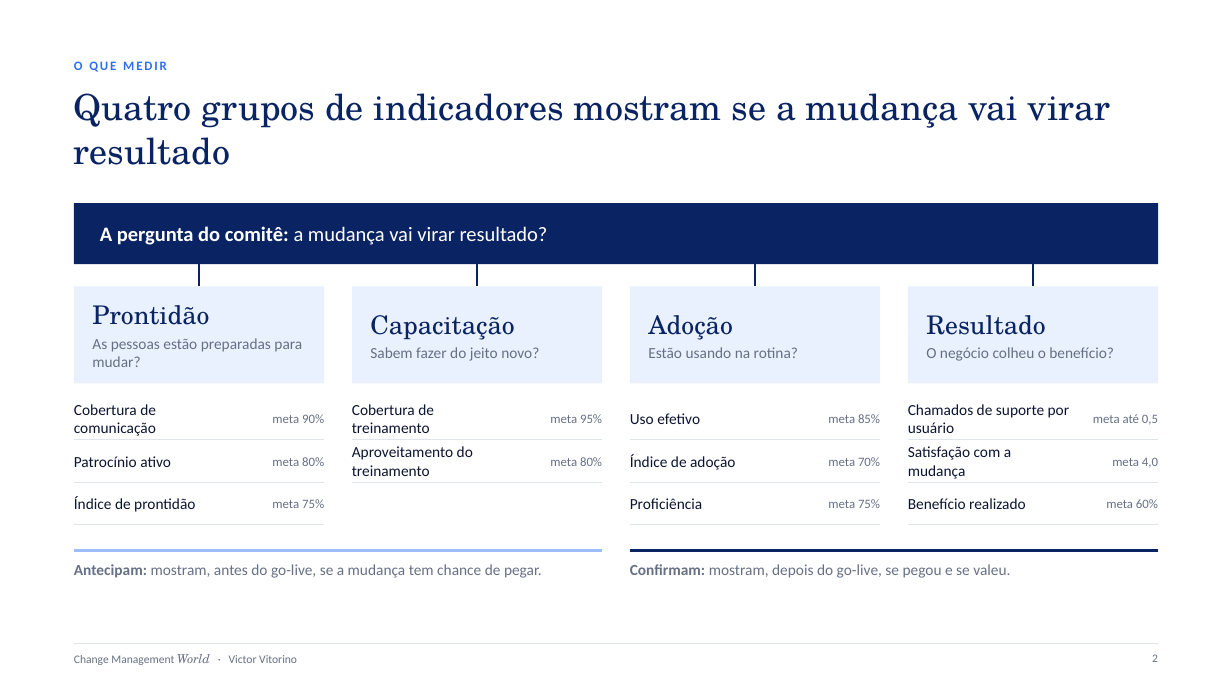
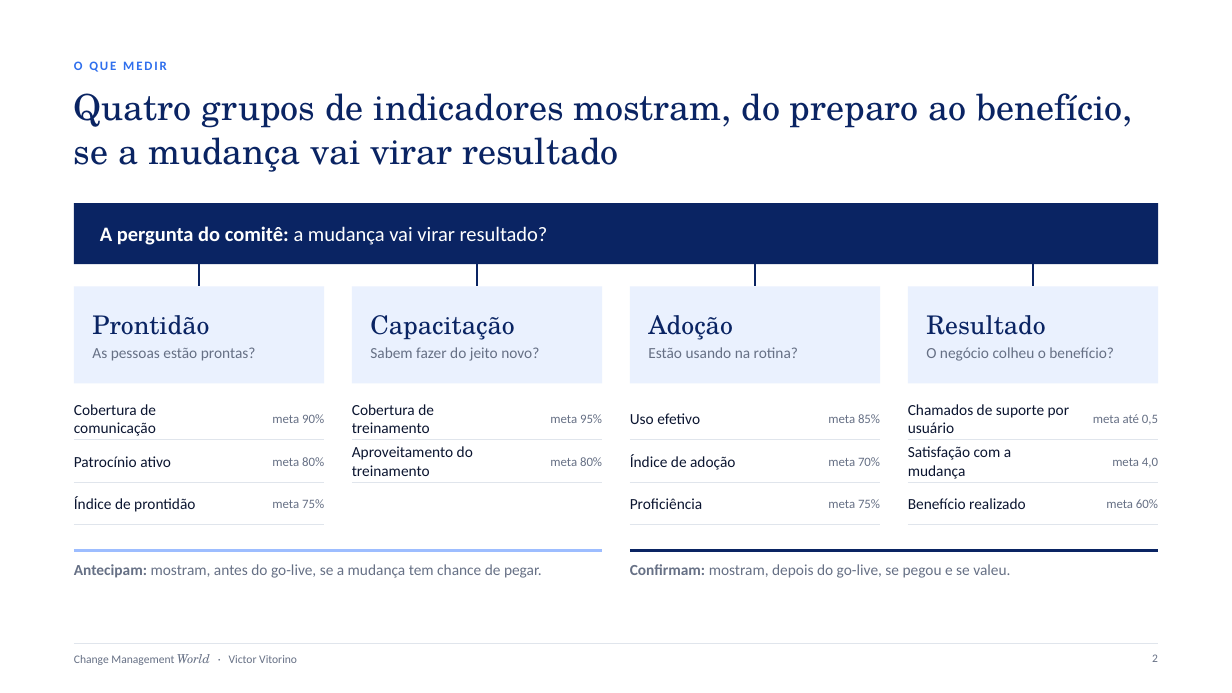
Before and after one commit to VictorVitorino/finaldoanovideo, a slide deck: slide 2 of blog/assets/modelos/painel-de-indicadores-da-mudanca.pptx. Drawn at 1232x693 pixels with LibreOffice and Linux fonts; fonts in the diff are those of the drawing. Boxes give left, top, right and bottom in pixels: in the first picture for what was removed or moved away, otherwise in the second. Text is boxed around its words. In the diff, an @@ line names an element or a change of style, - is before the commit and + after.

```diff
--- a/blog/assets/modelos/painel-de-indicadores-da-mudanca.pptx
+++ b/blog/assets/modelos/painel-de-indicadores-da-mudanca.pptx
@@ title at (x1=74, y1=93, x2=1133, y2=172): text changed @@
-Quatro grupos de indicadores mostram se a mudança vai virar resultado
+Quatro grupos de indicadores mostram, do preparo ao benefício, se a mudança vai virar resultado
@@ text in rectangle at (x1=92, y1=347, x2=256, y2=361): text changed @@
-As pessoas estão preparadas para mudar?
+As pessoas estão prontas?
```
Also in this commit, not shown: 5 other slides changed, 9 other files.
